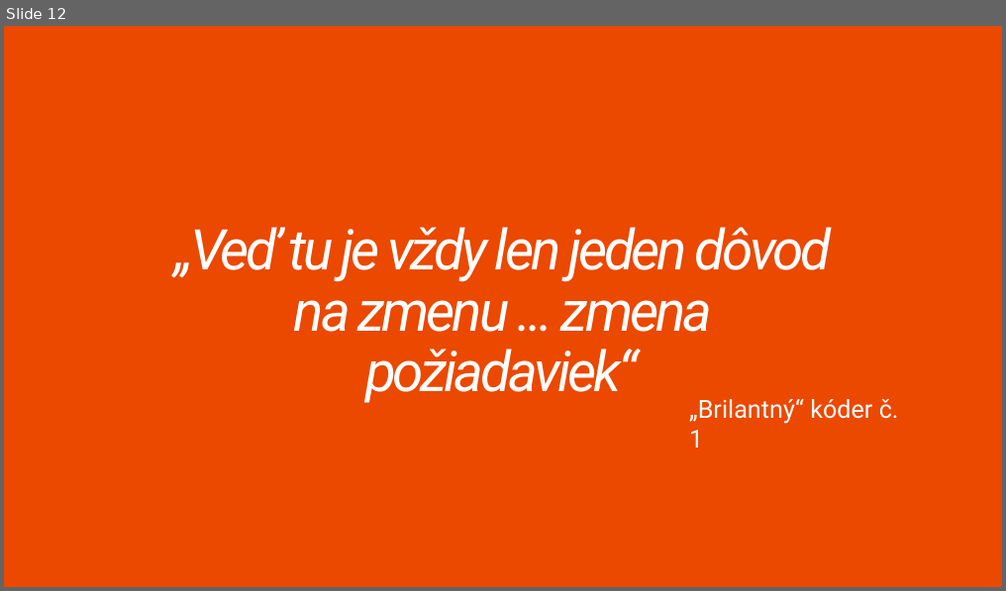
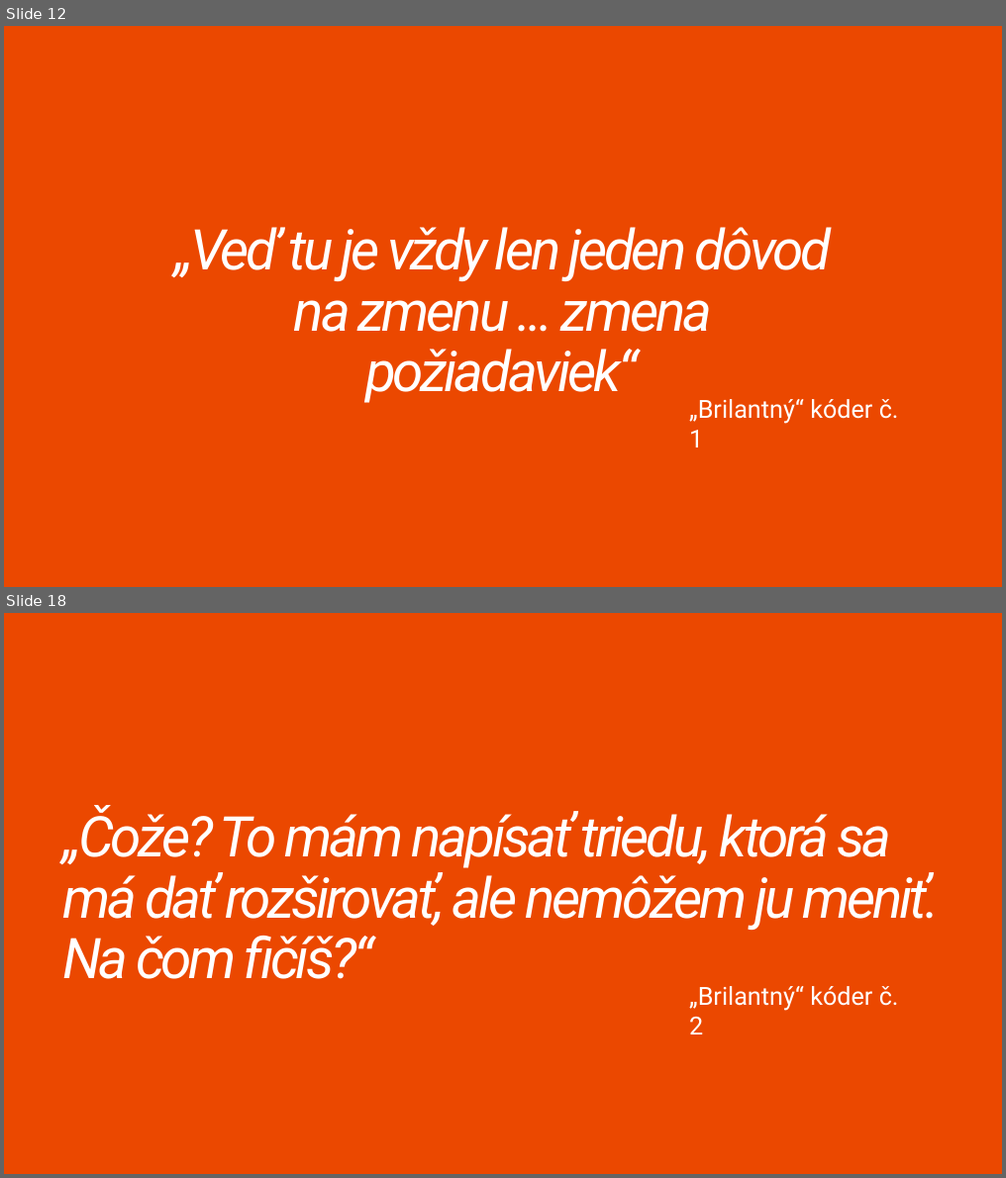
Before and after one commit to Burgyn/SOLID-Principles, a slide deck: SOLIDPrinciples.pptx. Shown one above the other, each under a label of ours: slide 12 before the commit, slides 12 and 18 after it; the slides between them are not shown. The pictures are 1006x591 and 1006x1178 pixels, drawn with LibreOffice and Linux fonts; fonts in the diff are those of the drawing. Boxes give left, top, right and bottom in pixels: in the first picture for what was removed or moved away, otherwise in the second. Text is boxed around its words. In the diff, an @@ line names an element or a change of style, - is before the commit and + after.

```diff
--- a/SOLIDPrinciples.pptx
+++ b/SOLIDPrinciples.pptx
@@ slide 18 added at bbox=[4, 613, 1002, 1174], background #EB4800 @@
@@ title added at bbox=[63, 806, 940, 979], 54 pt, text #FFFFFF, italic @@
+„Čože? To mám napísať triedu, ktorá sa má dať rozširovať, ale nemôžem ju meniť.
+Na čom fičíš?“
@@ text added at bbox=[689, 986, 899, 1035], 24 pt, text #FFFFFF @@
+„Brilantný“ kóder č. 2
```
Also in this commit, not shown: 2 slides changed, 6 other slides added.
